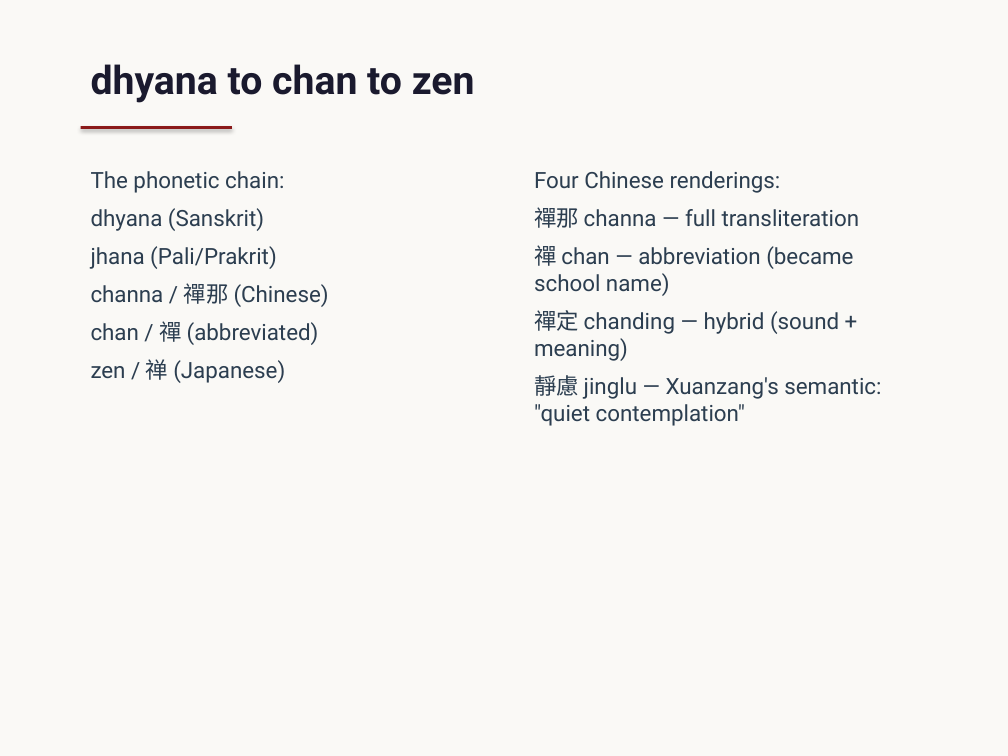
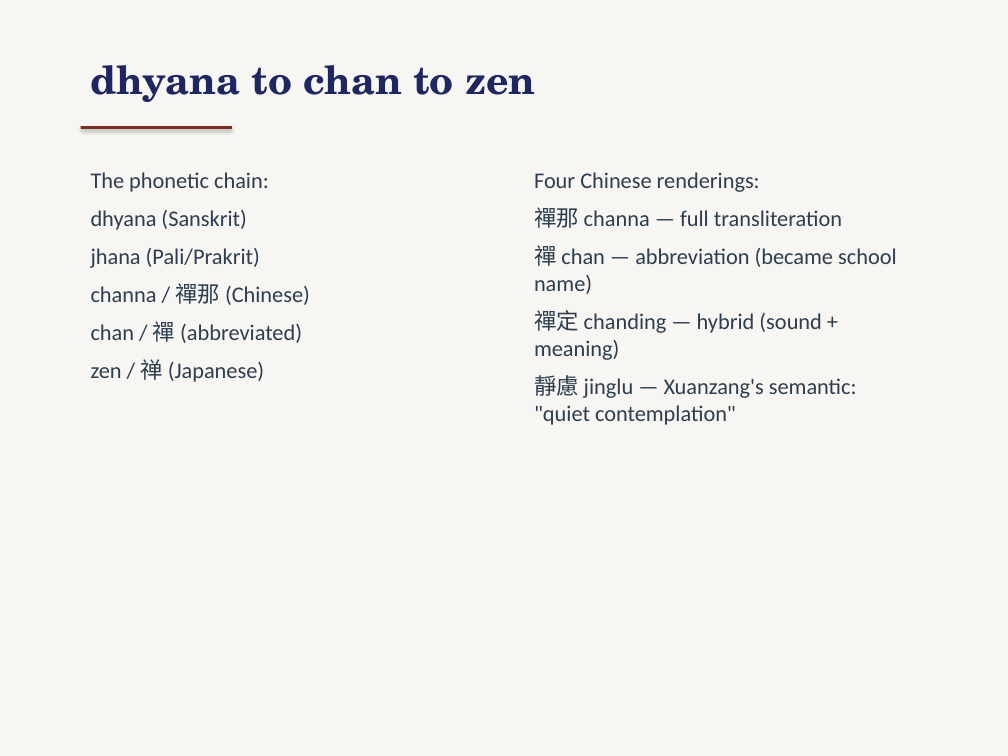
Before and after one commit to jbajaj6/sanskrit_etymology, a slide deck: slide 10 of docs/final_presentation.pptx. Drawn at 1008x756 pixels with LibreOffice and Linux fonts; fonts in the diff are those of the drawing. Boxes give left, top, right and bottom in pixels: in the first picture for what was removed or moved away, otherwise in the second. Text is boxed around its words. In the diff, an @@ line names an element or a change of style, - is before the commit and + after.

```diff
--- a/docs/final_presentation.pptx
+++ b/docs/final_presentation.pptx
@@ background #FAF9F6 to #F7F6F2 @@
@@ text "dhyana to chan to zen" at [91, 65, 535, 102]: font Roboto to TeX Gyre Schola, text colour #1A1A2E to #1E2761 @@
@@ rectangle at [81, 126, 232, 129]: fill #8B1A1A to #7B2D26 @@
@@ text "The phonetic chain:" at [91, 172, 310, 382]: font Roboto to Calibri @@
@@ text "Four Chinese renderings:" at [534, 172, 897, 425]: font Roboto to Calibri @@
```
Also in this commit, not shown: 12 other slides changed, 1 other file.
